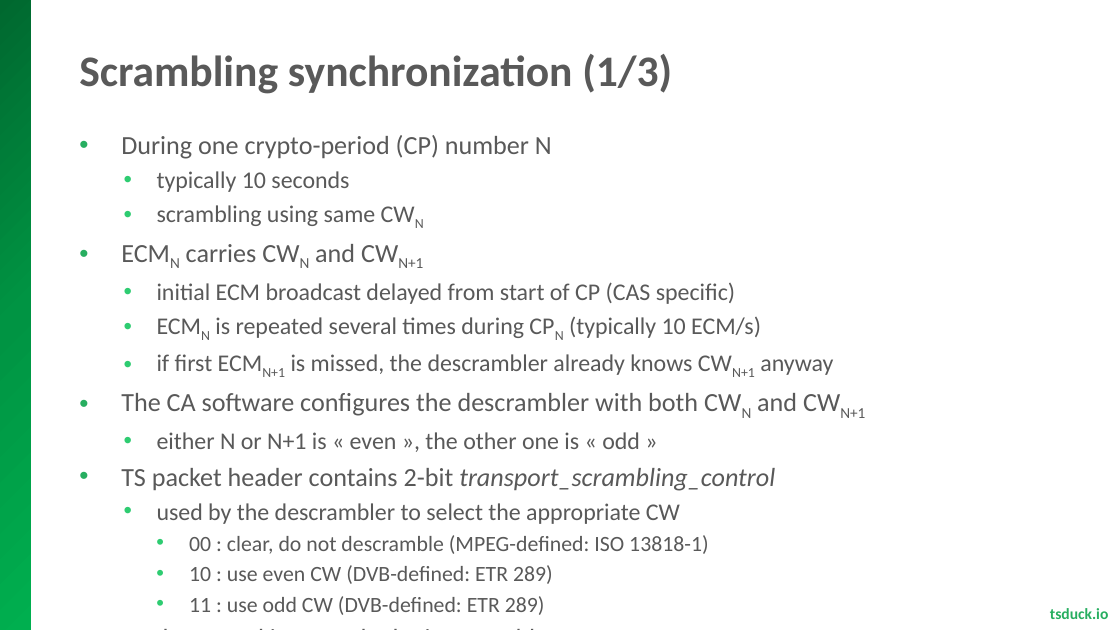
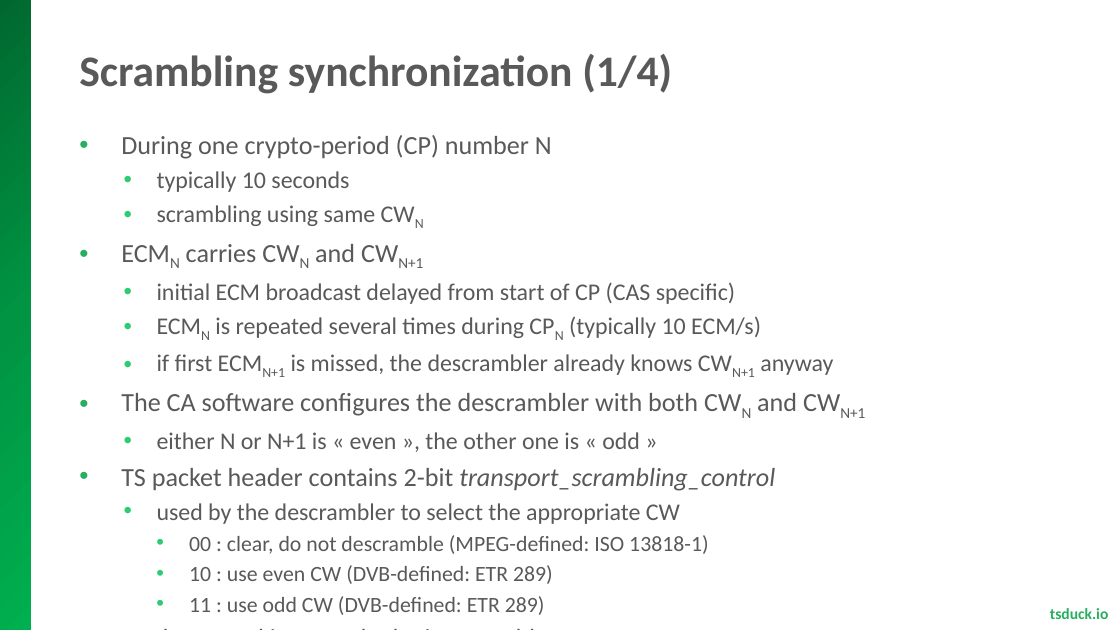
Before and after one commit to tsduck/tsduck, a slide deck: slide 28 of doc/mpegts-introduction.pptx. Drawn at 1120x630 pixels with LibreOffice and Linux fonts; fonts in the diff are those of the drawing; background and template pictures are left out. Boxes give left, top, right and bottom in pixels: in the first picture for what was removed or moved away, otherwise in the second. Text is boxed around its words. In the diff, an @@ line names an element or a change of style, - is before the commit and + after.

```diff
--- a/doc/mpegts-introduction.pptx
+++ b/doc/mpegts-introduction.pptx
@@ title at bbox=[79, 54, 672, 94]: text changed @@
-Scrambling synchronization (1/3)
+Scrambling synchronization (1/4)
```
Also in this commit, not shown: 2 other slides changed, 1 slide added, 2 other files.
